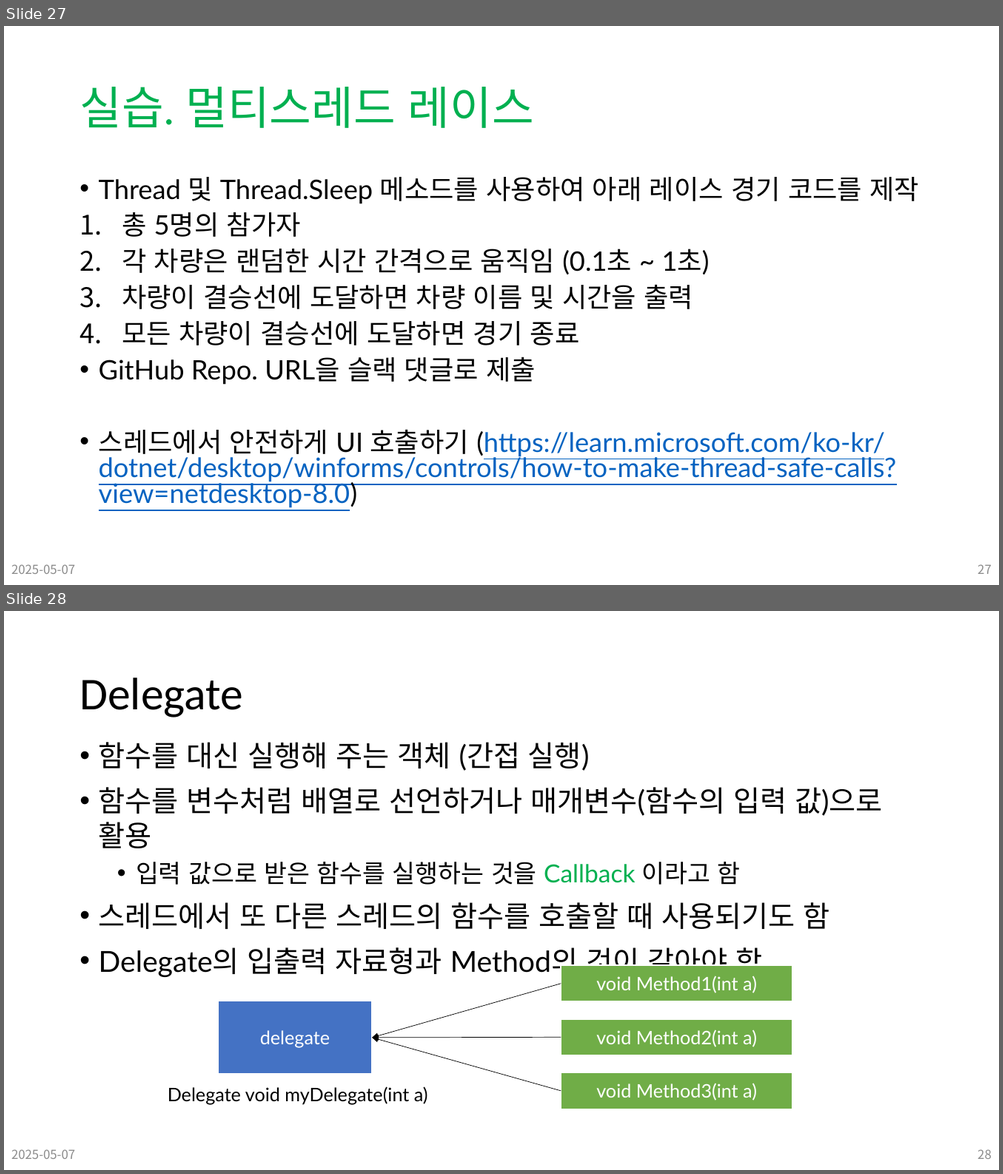
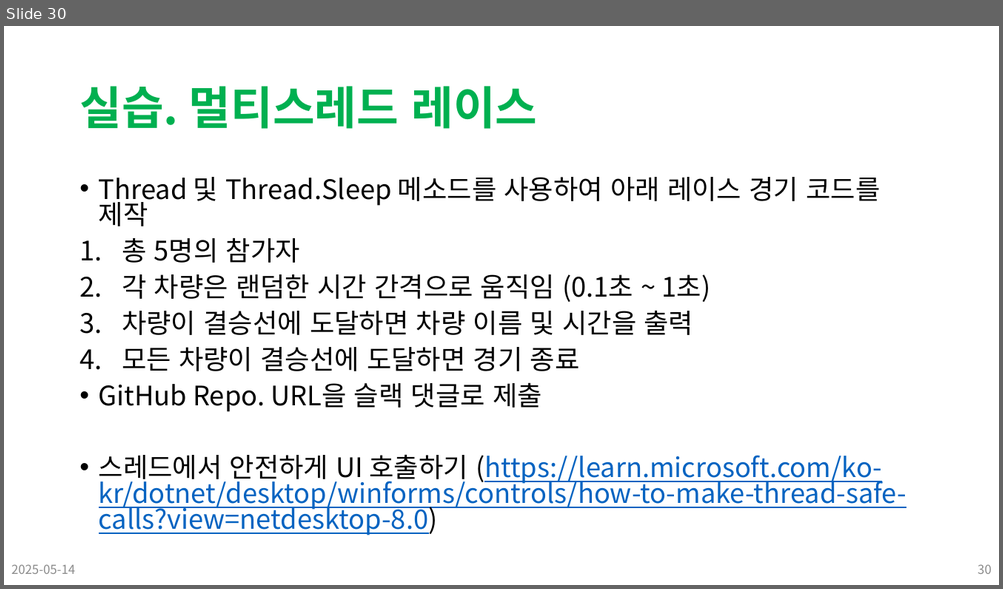
Before and after one commit to Leader-Lesson/KDT_SF_Short_5th, a slide deck: material/14_CSharp_심화문법 (컬렉션).pptx. Shown one above the other, each under a label of ours: slides 27 and 28 before the commit, slide 30 after it. The pictures are 1003x1174 and 1003x589 pixels, drawn with LibreOffice and Linux fonts; fonts in the diff are those of the drawing; background and template pictures are left out. Boxes give left, top, right and bottom in pixels: in the first picture for what was removed or moved away, otherwise in the second. Text is boxed around its words. In the diff, an @@ line names an element or a change of style, - is before the commit and + after.

```diff
--- a/material/14_CSharp_심화문법 (컬렉션).pptx
+++ b/material/14_CSharp_심화문법 (컬렉션).pptx
@@ slide 28 removed at (4, 611, 999, 1170), background #FFFFFF @@
@@ title removed at (79, 678, 243, 718) @@
-Delegate
@@ text removed at (99, 742, 882, 980) @@
-• 함수를 대신 실행해 주는 객체 (간접 실행)
-• 함수를 변수처럼 배열로 선언하거나 매개변수(함수의 입력 값)으로 활용
-  • 입력 값으로 받은 함수를 실행하는 것을 Callback 이라고 함
-• 스레드에서 또 다른 스레드의 함수를 호출할 때 사용되기도 함
-• Delegate의 입출력 자료형과 Method의 것이 같아야 함
@@ rectangle removed at (560, 965, 792, 1002) @@
-void Method1(int a)
@@ arrow removed from (560, 984) to (372, 1038) @@
@@ rectangle removed at (217, 1001, 372, 1075) @@
-delegate
@@ rectangle removed at (560, 1019, 792, 1056) @@
-void Method2(int a)
@@ arrow removed from (560, 1038) to (372, 1038) @@
@@ arrow removed from (560, 1091) to (372, 1038) @@
@@ rectangle removed at (560, 1073, 792, 1110) @@
-void Method3(int a)
@@ text removed at (168, 1087, 428, 1105) @@
-Delegate void myDelegate(int a)
@@ text removed at (11, 1150, 75, 1159) @@
-2025-05-07
@@ page number removed at (977, 1150, 991, 1159) @@
-28
@@ what was slide 27 is now slide 30 @@
@@ slide 30 changed as well @@
@@ title "실습. 멀티스레드 레이스" at (79, 86, 538, 129): font Calibri to Noto Sans CJK KR, bold on @@
@@ text "Thread 및 Thread.Sleep 메소드를 사용하여 ..." at (99, 177, 906, 536): font Lato to Noto Sans CJK KR @@
@@ text at (11, 565, 75, 574): text changed @@
-2025-05-07
+2025-05-14
@@ page number at (977, 565, 991, 574): text changed @@
-27
+30
```
Also in this commit, not shown: 26 other slides changed, 3 slides added, 15 other slides removed, 27 other files.
